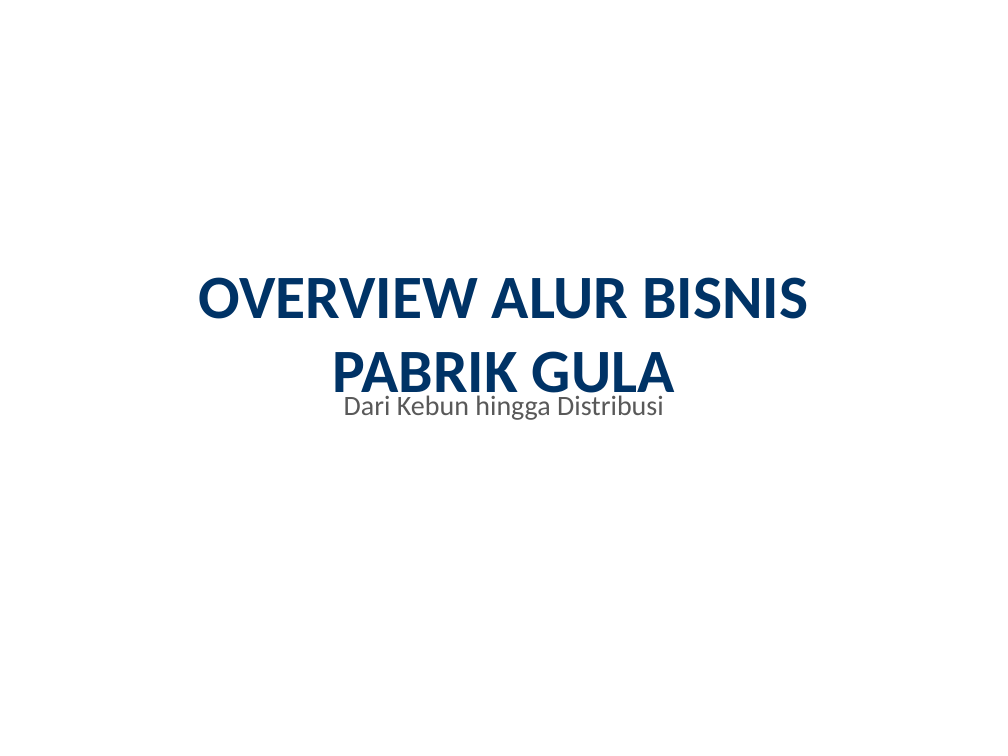
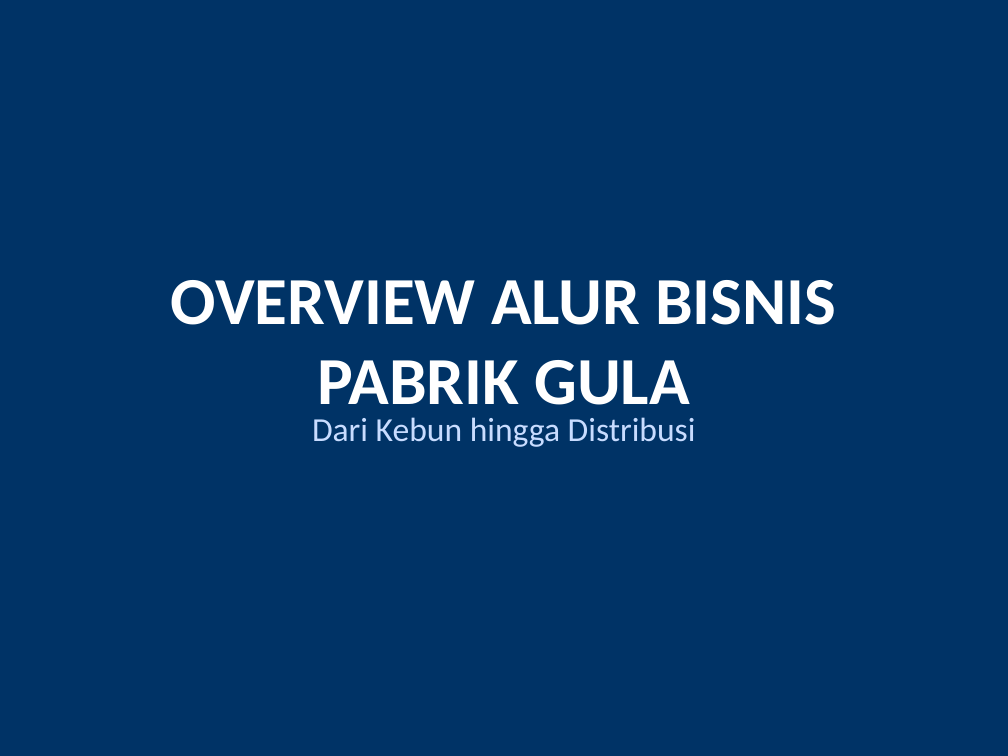
Before and after one commit to thereaintnocheaphappiness-cmyk/buat-tugas, a slide deck: slide 1 of PPT_Overview_Pabrik_Gula_IMPROVED.pptx. Drawn at 1008x756 pixels with LibreOffice and Linux fonts; fonts in the diff are those of the drawing. Boxes give left, top, right and bottom in pixels: in the first picture for what was removed or moved away, otherwise in the second. Text is boxed around its words. In the diff, an @@ line names an element or a change of style, - is before the commit and + after.

Commit message:
Improve PPT with visual enhancements: color-coded boxes, flow diagrams, KPI cards, two-column layouts, emoji icons, and professional design

```diff
--- a/PPT_Overview_Pabrik_Gula_IMPROVED.pptx
+++ b/PPT_Overview_Pabrik_Gula_IMPROVED.pptx
@@ rectangle added at box(0, 0, 1008, 756), fill #003366, outline #003366 0.75 pt @@
@@ text "OVERVIEW ALUR BISNIS PABRIK GULA" at box(171, 280, 836, 421): size 44 to 48 pt, text colour #003366 to #FFFFFF @@
@@ text "Dari Kebun hingga Distribusi": place and size @@
-text "Dari Kebun hingga Distribusi" at box(344, 392, 664, 420)
+text "Dari Kebun hingga Distribusi" at box(312, 417, 696, 447)
@@ text "Dari Kebun hingga Distribusi" at box(312, 417, 696, 447): size 20 to 24 pt, text colour #595959 to #C8DCFF @@
```
Also in this commit, not shown: 15 other slides changed, 2 slides added, 1 slide removed.
